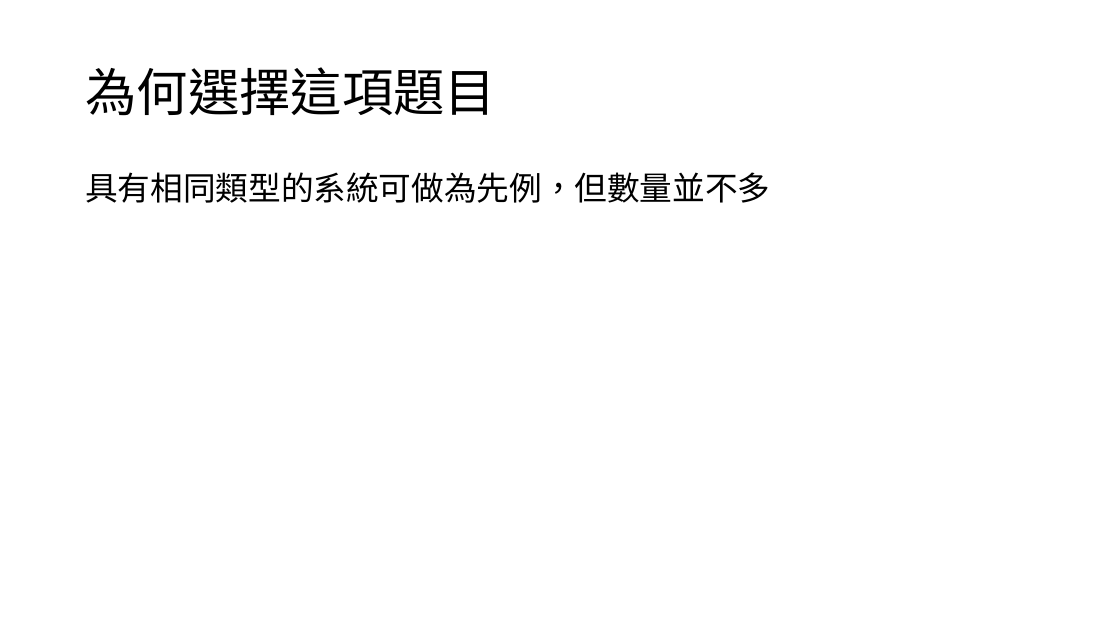
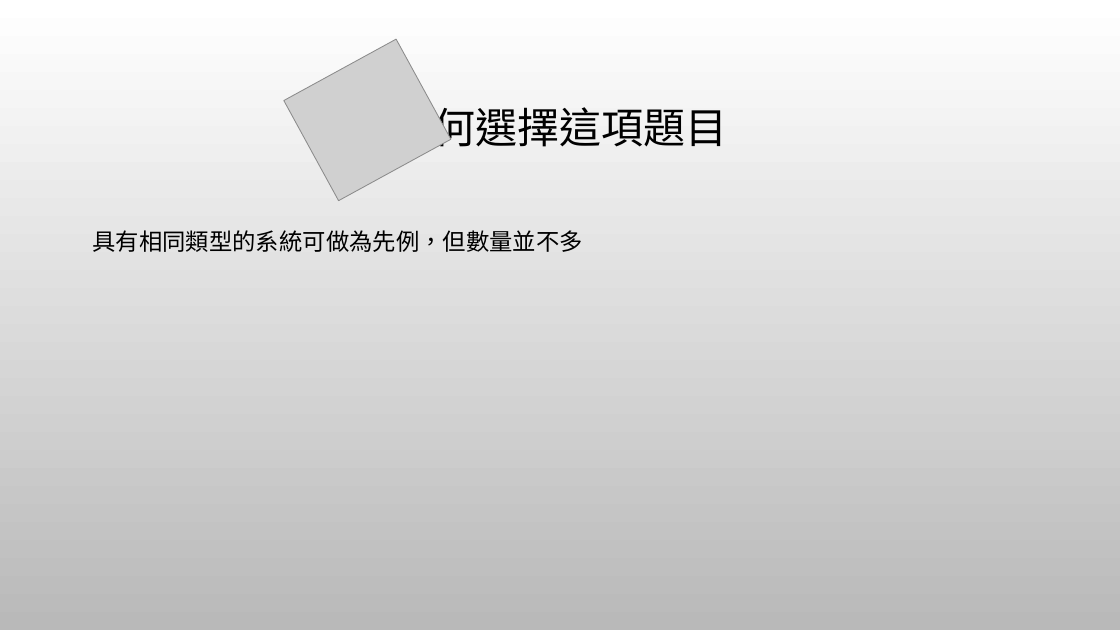
Before and after one commit to bbblu/courtesy-umbrella-docs, a slide deck: slide 4 of 初審簡報.pptx (slide 3 before the commit). Drawn at 1120x630 pixels with LibreOffice and Linux fonts; fonts in the diff are those of the drawing; grey boxes stand for pictures; background and template pictures are left out. Boxes give left, top, right and bottom in pixels: in the first picture for what was removed or moved away, otherwise in the second. Text is boxed around its words. In the diff, an @@ line names an element or a change of style, - is before the commit and + after.

```diff
--- a/初審簡報.pptx
+++ b/初審簡報.pptx
@@ background #FFFFFF to picture (left out) @@
@@ title "為何選擇這項題目" moved from (x1=85, y1=67, x2=496, y2=116) to (x1=392, y1=101, x2=728, y2=154) @@
@@ title "為何選擇這項題目" at (x1=392, y1=101, x2=728, y2=154): size 44 to 36 pt, font Calibri to Noto Sans CJK TC; alignment left to centre @@
@@ picture added at (x1=284, y1=39, x2=451, y2=201) @@
@@ text "具有相同類型的系統可做為先例，但數量並不多" moved from (x1=85, y1=172, x2=770, y2=203) to (x1=92, y1=230, x2=583, y2=252) @@
@@ text "具有相同類型的系統可做為先例，但數量並不多" at (x1=92, y1=230, x2=583, y2=252): size 28 to 20 pt, font Calibri to Noto Sans CJK TC; line spacing 0.9 to 1.2 @@
```
Also in this commit, not shown: 7 other slides changed, 3 slides added, 1 slide removed.
